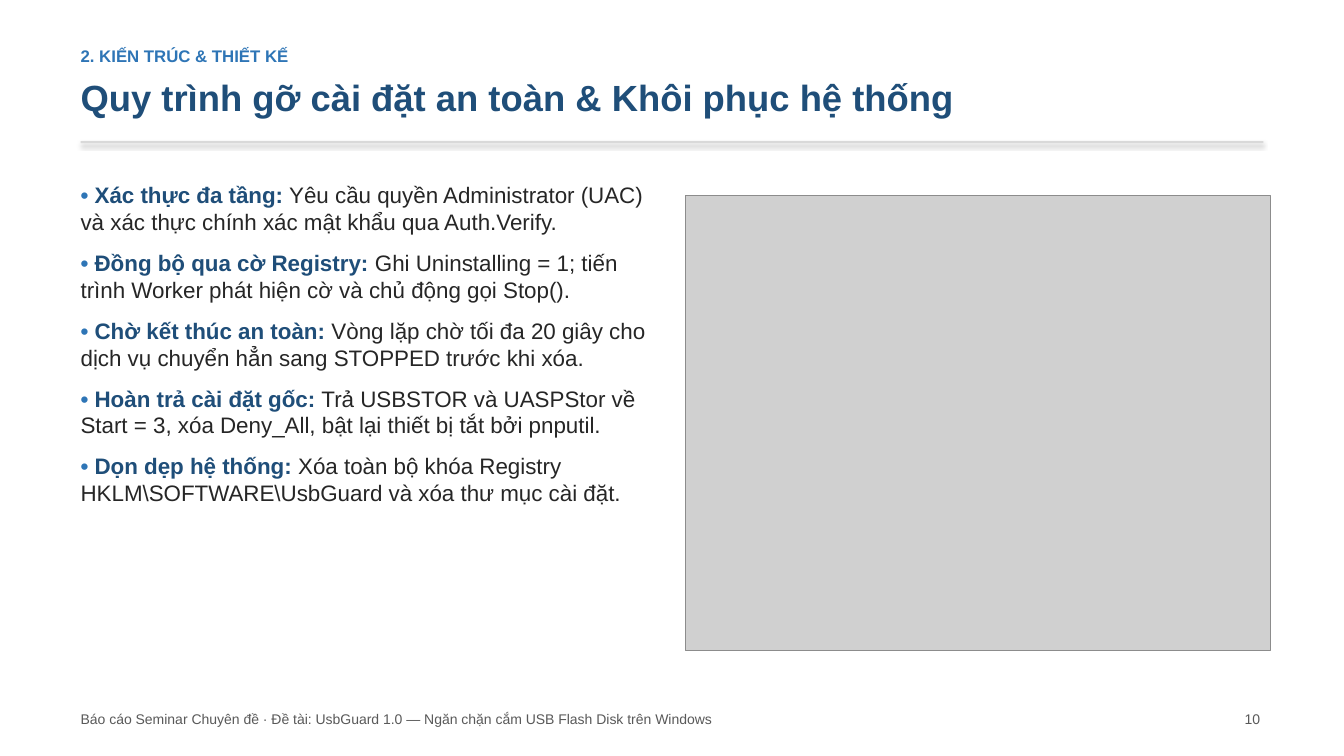
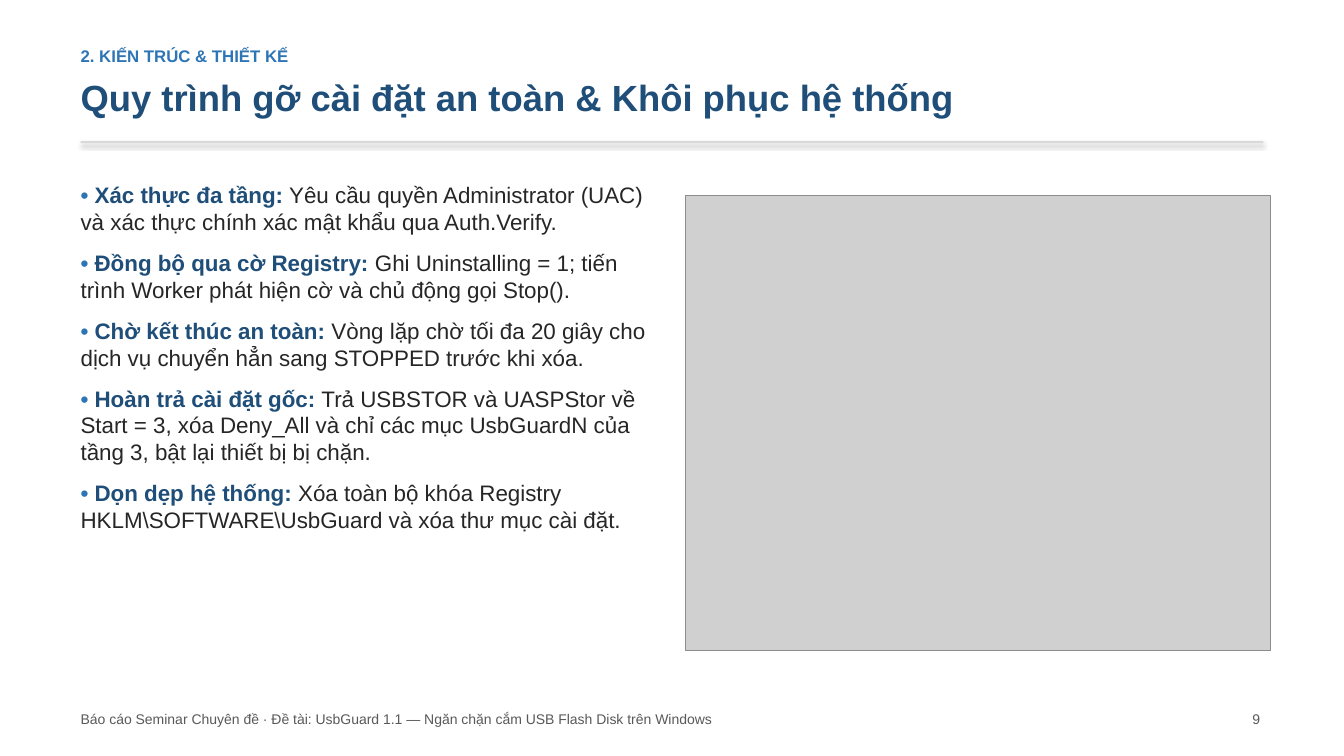
Before and after one commit to hungphamwp/usbguard, a slide deck: slide 9 of slide/SLIDE-UsbGuard.pptx (slide 10 before the commit). Drawn at 1344x756 pixels with LibreOffice and Linux fonts; fonts in the diff are those of the drawing; grey boxes stand for pictures. Boxes give left, top, right and bottom in pixels: in the first picture for what was removed or moved away, otherwise in the second. Text is boxed around its words. In the diff, an @@ line names an element or a change of style, - is before the commit and + after.

```diff
--- a/slide/SLIDE-UsbGuard.pptx
+++ b/slide/SLIDE-UsbGuard.pptx
@@ text at [81, 389, 636, 465]: text changed @@
-• Hoàn trả cài đặt gốc: Trả USBSTOR và UASPStor về Start = 3, xóa Deny_All, bật lại thiết bị tắt bởi pnputil.
+• Hoàn trả cài đặt gốc: Trả USBSTOR và UASPStor về Start = 3, xóa Deny_All và chỉ các mục UsbGuardN của tầng 3, bật lại thiết bị bị chặn.
@@ text at [81, 713, 712, 727]: text changed @@
-Báo cáo Seminar Chuyên đề · Đề tài: UsbGuard 1.0 — Ngăn chặn cắm USB Flash Disk trên Windows
+Báo cáo Seminar Chuyên đề · Đề tài: UsbGuard 1.1 — Ngăn chặn cắm USB Flash Disk trên Windows
@@ text at [1252, 714, 1260, 724]: text changed @@
-10
+9
```
Also in this commit, not shown: 13 other slides changed, 4 slides added, 3 slides removed, 17 other files.
